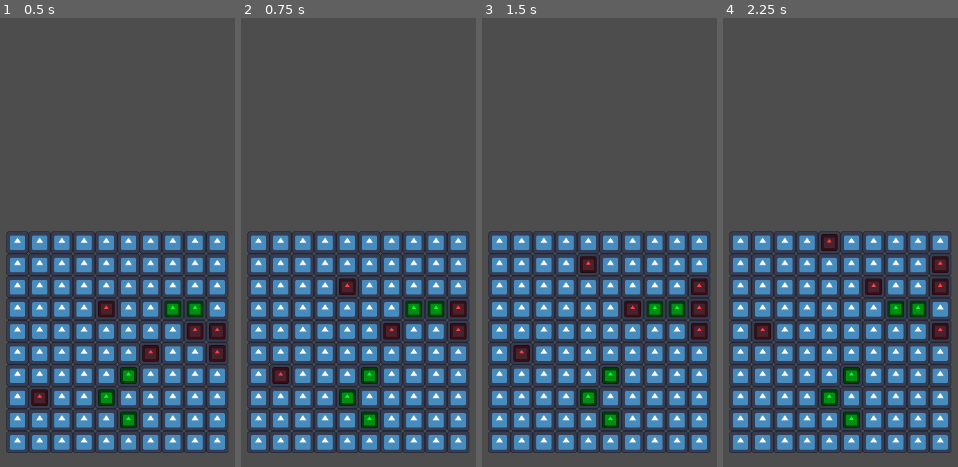
Above: before the commit, frames 1-4 (left to right).
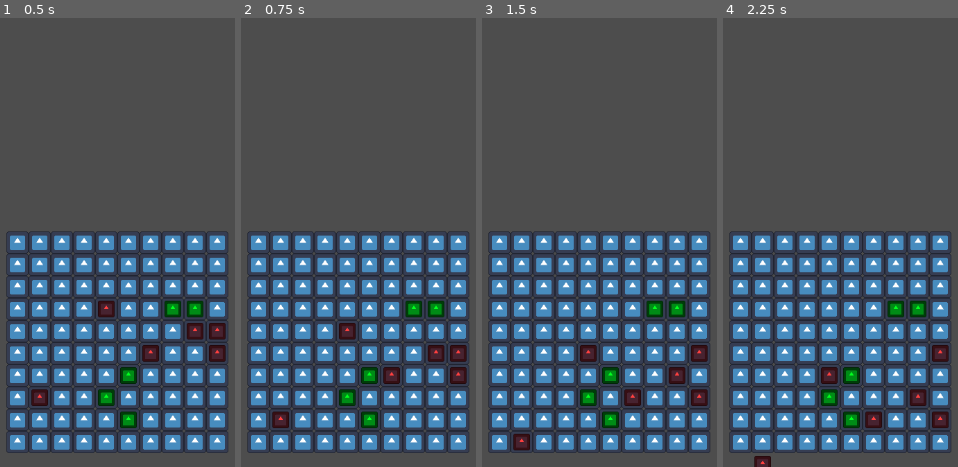
Above: after the commit, the same moments.

Repository: tmrupp/LD53
Game: Godot game, scene res://main.tscn
Two runs of this game, one before a commit and one after it. Both use one fixed random seed, a clock stepped at 60 frames per second and the inputs below. The engine's default icon, where the game draws it, is replaced by a stand-in: a white triangle on a blue panel in a dark square.
Inputs:
- Up to frame 1 (0.5 s): no input
- Up to frame 2 (0.75 s): tap Enter at 0.5 s; hold Space (next_turn) from 0.53 s (still down)
- Up to frame 3 (1.5 s): release Space (next_turn) at 1.28 s; tap Space (next_turn) at 1.35 s
- Up to frame 4 (2.25 s): tap Enter at 2 s; hold Space (next_turn) from 2.03 s (still down)

Frame 1 is identical in both runs. In frame 2, 2.9% of the frame differs, in the area x 13-97%, y 57-92%; in frame 3, 3.2%, in the area x 13-97%, y 53-97%; in frame 4, 3.1%.

Commit message:
flow down

Diff:
--- a/River.gd
+++ b/River.gd
@@ -39,7 +39,7 @@
 				stationaries[v] = create(v, stationary)
 	pass # Replace with function body.
 
-var down = Vector2i(0, -1) # ???
+var down = Vector2i(0, 1) # ???
 
 func _input(event):
 	if event.is_action_pressed("next_turn"):
--- a/dynamic.gd
+++ b/dynamic.gd
@@ -6,7 +6,6 @@
 func _ready():
 	pass # Replace with function body.
 
-
 # Called every frame. 'delta' is the elapsed time since the previous frame.
 func _process(delta):
 	pass
